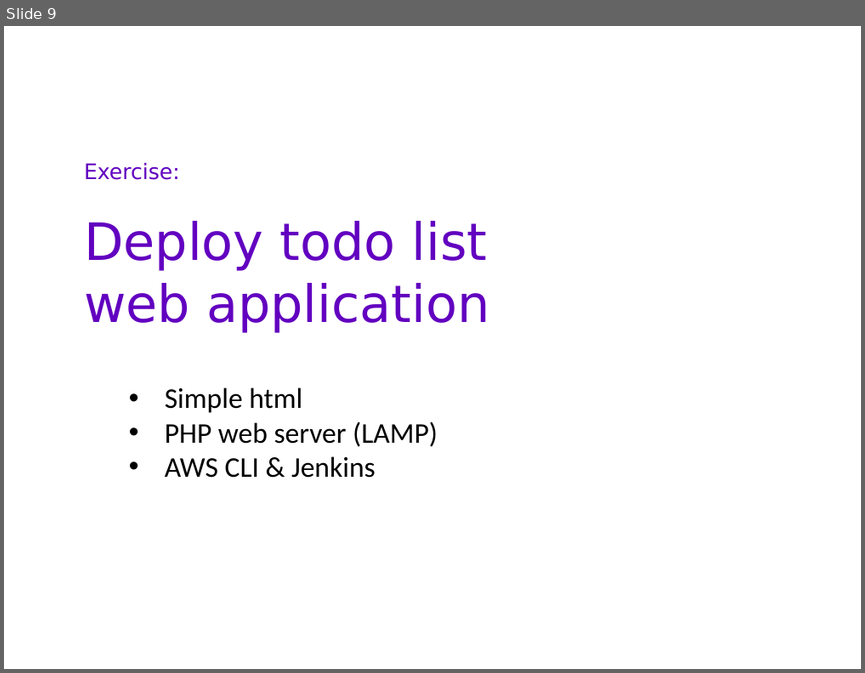
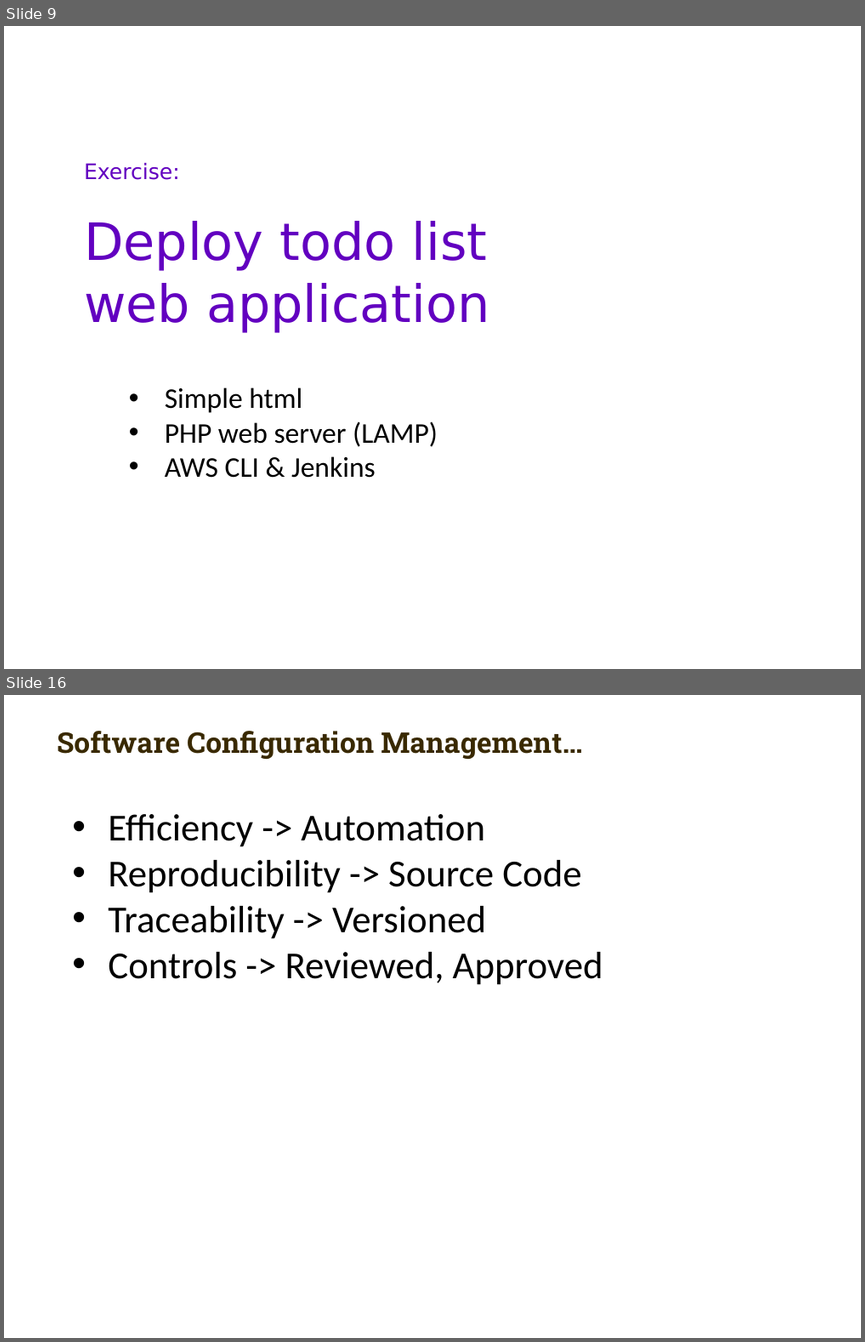
Before and after one commit to carlmitrais/wisdom, a slide deck: cdc_git_ws5_(2).pptx. Shown one above the other, each under a label of ours: slide 9 before the commit, slides 9 and 16 after it; the slides between them are not shown. The pictures are 865x673 and 865x1342 pixels, drawn with LibreOffice and Linux fonts; fonts in the diff are those of the drawing; background and template pictures are left out. Boxes give left, top, right and bottom in pixels: in the first picture for what was removed or moved away, otherwise in the second. Text is boxed around its words. In the diff, an @@ line names an element or a change of style, - is before the commit and + after.

```diff
--- a/cdc_git_ws5_(2).pptx
+++ b/cdc_git_ws5_(2).pptx
@@ slide 16 added at (x1=4, y1=695, x2=861, y2=1338), background picture (left out) @@
@@ text added at (x1=57, y1=731, x2=582, y2=759), 18 pt, text #392900, bold @@
+Software Configuration Management…
@@ text added at (x1=108, y1=814, x2=603, y2=985), 24 pt, text #000000 @@
+• Efficiency -> Automation
+• Reproducibility -> Source Code
+• Traceability -> Versioned
+• Controls -> Reviewed, Approved
```
Also in this commit, not shown: 4 slides changed, 1 other slide added, 3 slides removed.
